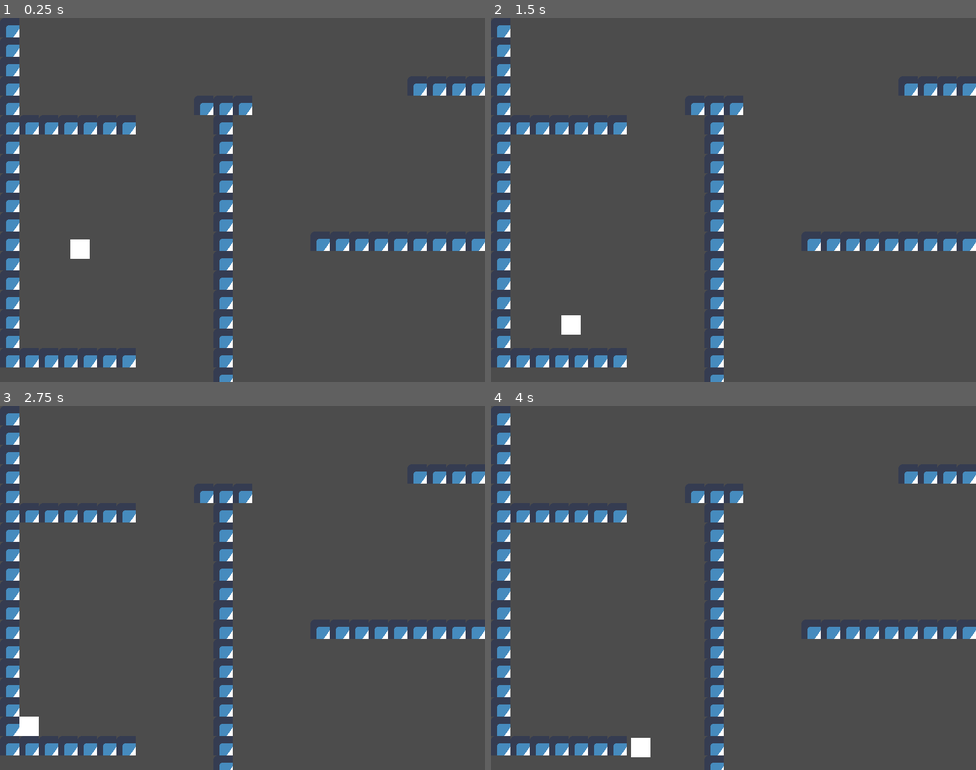
Above: before the commit, frames 1-4 (two rows, left to right).
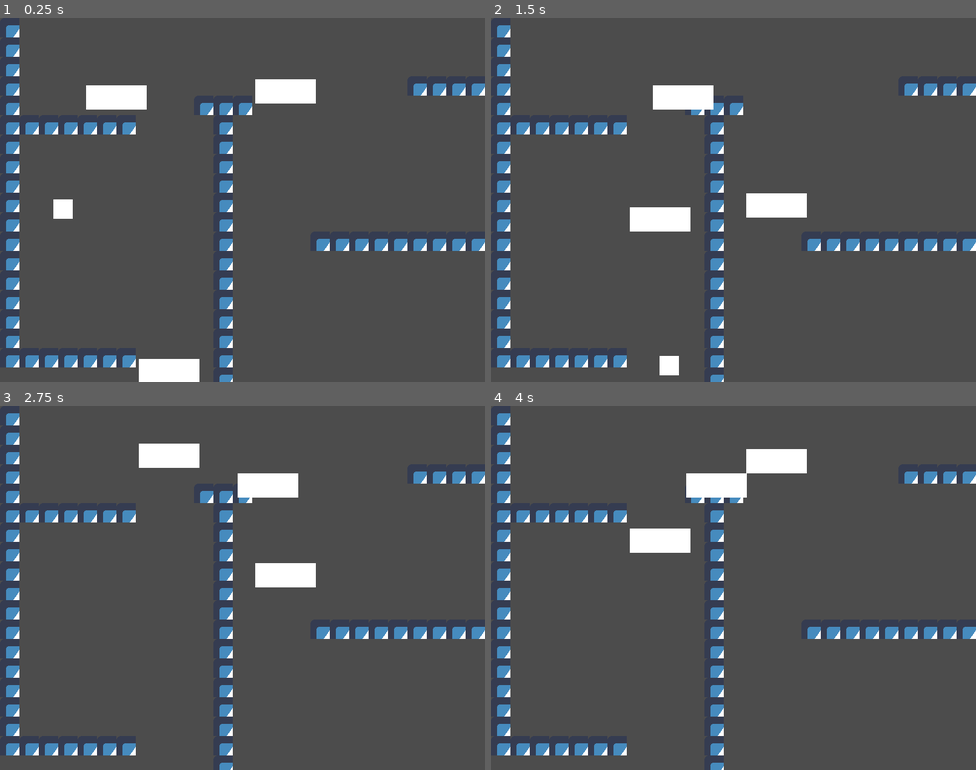
Above: after the commit, the same moments.

Repository: isacben/monkeying-around
Game: Godot game, scene res://Main.tscn
The game is run twice, just before and just after one commit, with the same random seed, the same clock (stepped at 60 frames per second) and the same inputs. The engine's default icon, where the game draws it, is replaced by a stand-in: a white triangle on a blue panel in a dark square.
Inputs:
- Up to frame 1 (0.25 s): no input
- Up to frame 2 (1.5 s): hold Right (ui_right) from 0.53 s (still down)
- Up to frame 3 (2.75 s): release Right (ui_right) at 2.03 s; hold Left (ui_left) from 2.03 s (still down)
- Up to frame 4 (4 s): release Left (ui_left) at 2.78 s; hold Right (ui_right) from 2.78 s (still down)

The runs differ from the first frame. In frame 1, 2.9% of the frame differs, in the area x 11-66%, y 16-100%; in frame 2, 2.9%, in the area x 14-66%, y 18-99%; in frame 3, 2.7%; in frame 4, 2.7%.

Commit message:
Added moving platforms

Diff:
--- a/Main.tscn
+++ b/Main.tscn
@@ -1,7 +1,8 @@
-[gd_scene load_steps=5 format=2]
+[gd_scene load_steps=6 format=2]
 
 [ext_resource path="res://img/icon.png" type="Texture" id=1]
 [ext_resource path="res://Player.tscn" type="PackedScene" id=2]
+[ext_resource path="res://Platform.tscn" type="PackedScene" id=3]
 
 [sub_resource type="ConvexPolygonShape2D" id=1]
 points = PoolVector2Array( 0, 0, 32, 0, 32, 32, 0, 32 )
@@ -38,4 +39,19 @@
 tile_data = PoolIntArray( 0, 0, 0, 65536, 0, 0, 131072, 0, 0, 196608, 0, 0, 196629, 0, 0, 196630, 0, 0, 196631, 0, 0, 1 …(752 unchanged characters)…
 
 [node name="Player" parent="." instance=ExtResource( 2 )]
-position = Vector2( 116, 340 )
+position = Vector2( 88, 259 )
+
+[node name="Platform" parent="." instance=ExtResource( 3 )]
+position = Vector2( 229, 609 )
+duration = 3.0
+move_to = Vector2( 0, -600 )
+
+[node name="Platform2" parent="." instance=ExtResource( 3 )]
+position = Vector2( 119, 111 )
+duration = 3.0
+move_to = Vector2( 300, 0 )
+
+[node name="Platform3" parent="." instance=ExtResource( 3 )]
+position = Vector2( 421, 66 )
+duration = 2.0
+move_to = Vector2( 0, 300 )
--- /dev/null
+++ b/Platform.gd
@@ -0,0 +1,54 @@
+tool
+extends Node2D
+
+
+export var duration : float = 1
+export var move_from : Vector2 = Vector2.ZERO
+export var move_to : Vector2 = Vector2.ZERO
+
+onready var line : Node2D = $Debug_Line
+onready var base : KinematicBody2D = $Platform_Base
+onready var tween : Tween = $Tween
+
+var direction_forward : bool = false
+
+
+func _ready():
+	if ! Engine.is_editor_hint():
+		set_tween(move_from, move_to)
+
+
+func _process(_delta):
+	if Engine.is_editor_hint():
+		update()
+
+
+func _draw():
+	if Engine.is_editor_hint():
+		if line:
+			draw_line(
+				line.position + move_from,
+				line.position + move_to,
+				Color.lime,
+				2)
+
+
+func set_tween(from, to):
+	tween.interpolate_property(
+		base,
+		"position",
+		from,
+		to,
+		duration,
+		Tween.TRANS_LINEAR,
+		Tween.EASE_IN_OUT)
+	tween.start()
+
+
+func _on_Tween_tween_completed(object, key):
+	if direction_forward:
+		set_tween(move_from, move_to)
+	else:
+		set_tween(move_to, move_from)
+
+	direction_forward = ! direction_forward
--- /dev/null
+++ b/Platform.tscn
@@ -0,0 +1,27 @@
+[gd_scene load_steps=3 format=2]
+
+[ext_resource path="res://Platform.gd" type="Script" id=1]
+
+[sub_resource type="RectangleShape2D" id=1]
+extents = Vector2( 50, 20 )
+
+[node name="Platform" type="Node2D"]
+script = ExtResource( 1 )
+
+[node name="Debug_Line" type="Node2D" parent="."]
+
+[node name="Platform_Base" type="KinematicBody2D" parent="."]
+motion/sync_to_physics = true
+
+[node name="ColorRect" type="ColorRect" parent="Platform_Base"]
+margin_right = 100.0
+margin_bottom = 40.0
+
+[node name="CollisionShape2D" type="CollisionShape2D" parent="Platform_Base"]
+position = Vector2( 50, 20 )
+shape = SubResource( 1 )
+
+[node name="Tween" type="Tween" parent="."]
+playback_process_mode = 0
+
+[connection signal="tween_completed" from="Tween" to="." method="_on_Tween_tween_completed"]
--- a/Player.gd
+++ b/Player.gd
@@ -1,8 +1,8 @@
 extends KinematicBody2D
 
 
-export var GRAVITY = 100
-export var SPEED = 230
+export var GRAVITY : float = 20
+export var SPEED : float = 200
 
 
 var velocity = Vector2.ZERO
@@ -14,17 +14,23 @@
 
 # Called every frame. 'delta' is the elapsed time since the previous frame.
 func _physics_process(delta):
-	velocity.x = 0
-	velocity.y = GRAVITY
 
 	if Input.is_action_pressed("ui_left"):
-		# $Diver.animation = "swim"
 		velocity.x = -SPEED
-	if Input.is_action_pressed("ui_right"):
-		velocity.x = SPEED
-
-	if !is_on_floor():
+	elif Input.is_action_pressed("ui_right"):
+			velocity.x = SPEED
+	else:
 		velocity.x = 0
 
+	velocity.y += GRAVITY
 
-	velocity = move_and_slide(velocity, Vector2.UP)
+	var snap_vector = Vector2(0, 32)
+	velocity = move_and_slide_with_snap(
+		velocity,
+		snap_vector,
+		Vector2.UP)
+
+	#move_and_collide(velocity * delta, true)
+
+	if is_on_floor():
+		velocity.y = 0
--- a/Player.tscn
+++ b/Player.tscn
@@ -8,10 +8,10 @@
 [node name="Player" type="KinematicBody2D"]
 script = ExtResource( 1 )
 
+[node name="ColorRect" type="ColorRect" parent="."]
+margin_right = 32.0
+margin_bottom = 32.0
+
 [node name="CollisionShape2D" type="CollisionShape2D" parent="."]
 position = Vector2( 16, 16 )
 shape = SubResource( 1 )
-
-[node name="ColorRect" type="ColorRect" parent="."]
-margin_right = 32.0
-margin_bottom = 32.0
Not shown, changed: README.md
